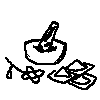
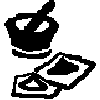
Layer changes from the first 100×100 image to the second:
painted on "图层 1" over [4, 0, 97, 99]
